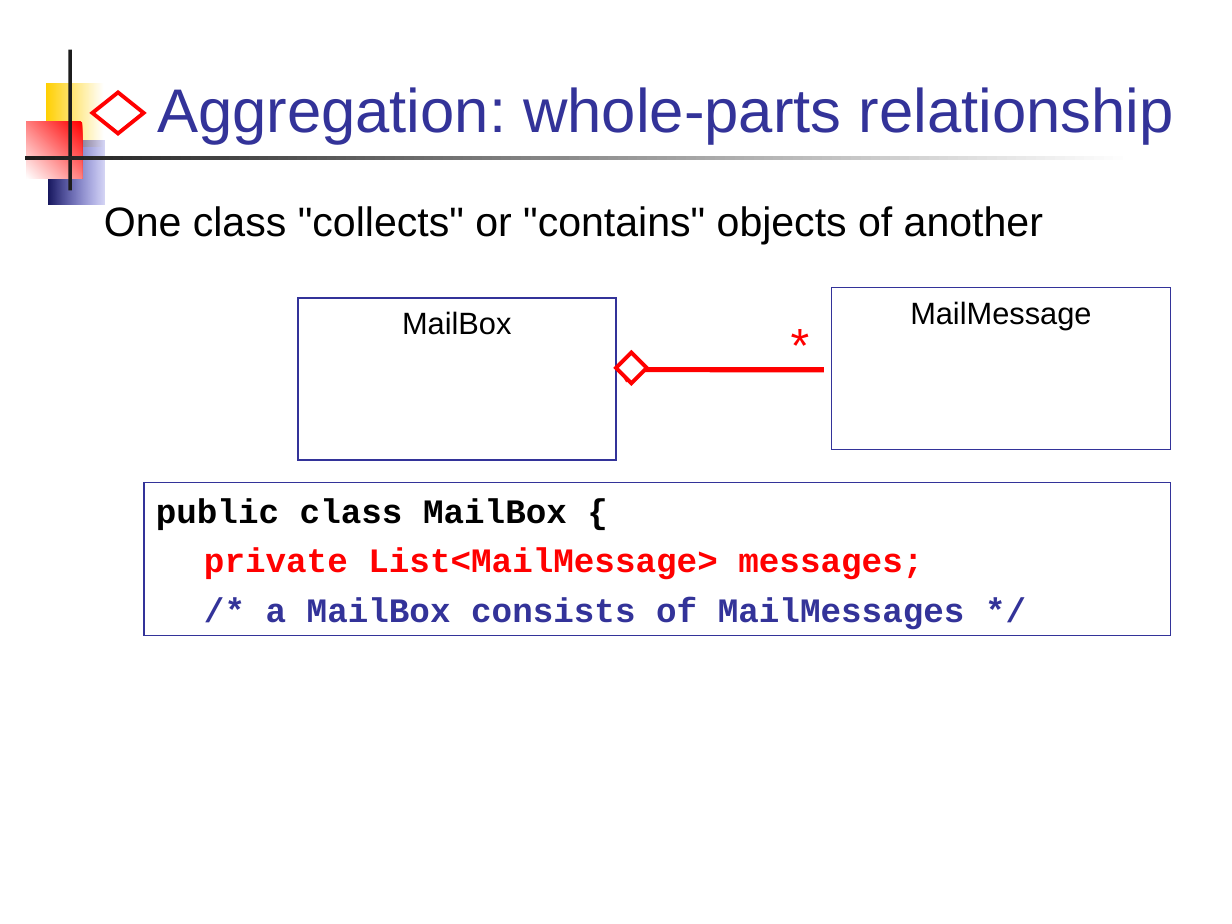
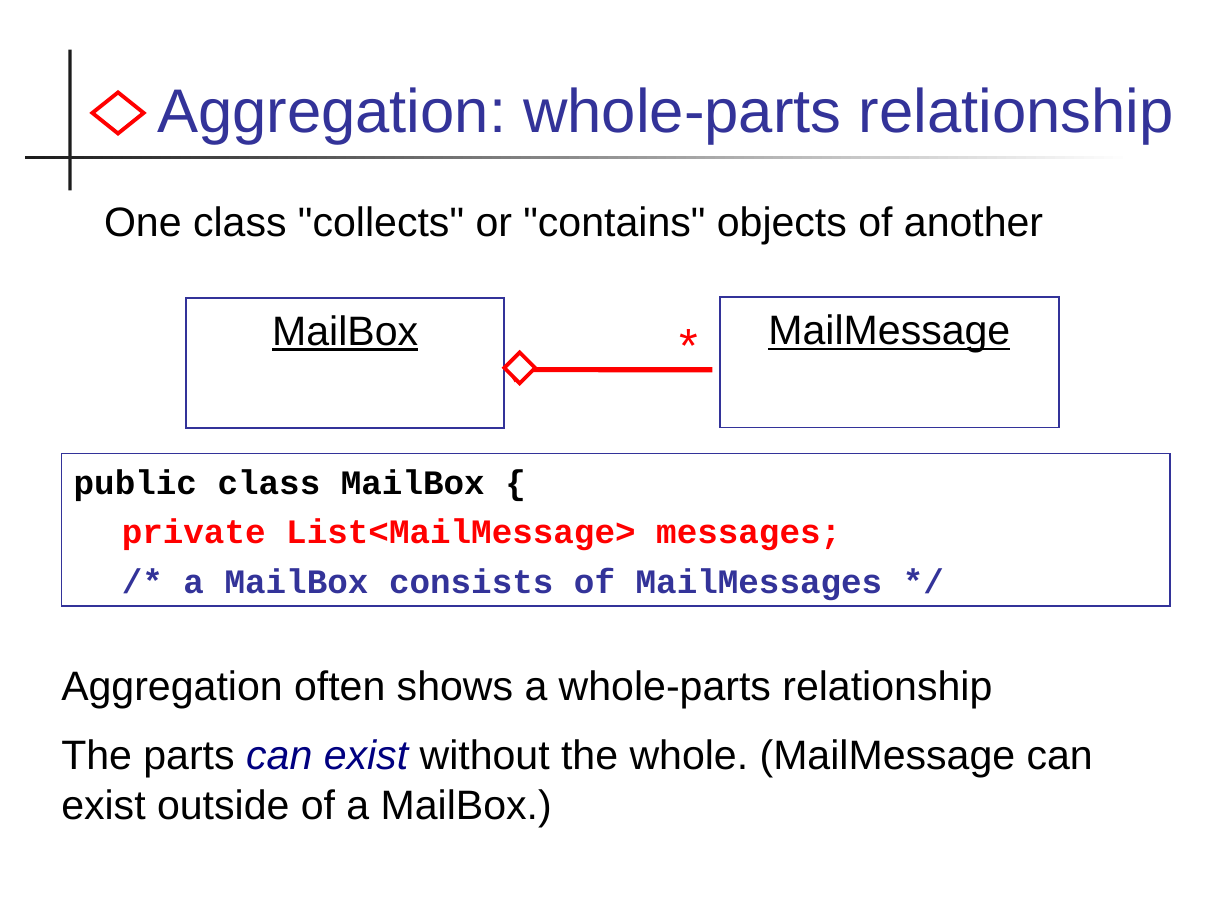
Before and after one commit to skeoop/skeoop.github.io, a slide deck: slide 11 of week2/5-UML-Class-Diagram-2.ppt. Drawn at 1232x924 pixels with LibreOffice and Linux fonts; fonts in the diff are those of the drawing. Boxes give left, top, right and bottom in pixels: in the first picture for what was removed or moved away, otherwise in the second. Text is boxed around its words. In the diff, an @@ line names an element or a change of style, - is before the commit and + after.

```diff
--- a/week2/5-UML-Class-Diagram-2.ppt
+++ b/week2/5-UML-Class-Diagram-2.ppt
@@ rectangle removed at <box>46,83,103,147</box> @@
@@ rectangle removed at <box>27,122,83,179</box> @@
@@ rectangle removed at <box>48,140,103,205</box> @@
@@ rectangle "MailBox" at <box>186,298,504,429</box>: size 18 to 24 pt, underline on @@
@@ rectangle "MailBox": place and size @@
-rectangle "MailBox" at <box>298,298,616,461</box>
+rectangle "MailBox" at <box>186,298,504,429</box>
@@ rectangle "MailMessage": place and size @@
-rectangle "MailMessage" at <box>832,287,1170,450</box>
+rectangle "MailMessage" at <box>719,297,1058,428</box>
@@ rectangle "MailMessage" at <box>719,297,1058,428</box>: size 18 to 24 pt, underline on @@
@@ 1 text, 1 diamond, 1 arrow: place and size @@
-1 text, 1 diamond, 1 arrow at <box>616,308,822,383</box>
+1 text, 1 diamond, 1 arrow at <box>504,308,710,383</box>
@@ rectangle "public class MailBox {": place and size @@
-rectangle "public class MailBox {" at <box>144,483,1170,636</box>
+rectangle "public class MailBox {" at <box>62,453,1170,606</box>
@@ text added at <box>61,670,1093,827</box>, 24 pt, text #000000 @@
+Aggregation often shows a whole-parts relationship
+The parts can exist without the whole. (MailMessage can exist outside of a MailBox.)
```
Also in this commit, not shown: 8 other slides changed, 16 slides added, 11 slides removed, 12 other files.
